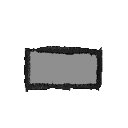
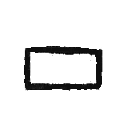
Revision of a layered 128 × 128 image; what changed, layer by layer:
painted on "cell" over box(24, 46, 103, 92)
hid "cellbg-dark", painted on it over box(29, 50, 98, 85)
showed "cellbg-white" over box(29, 50, 98, 85)
